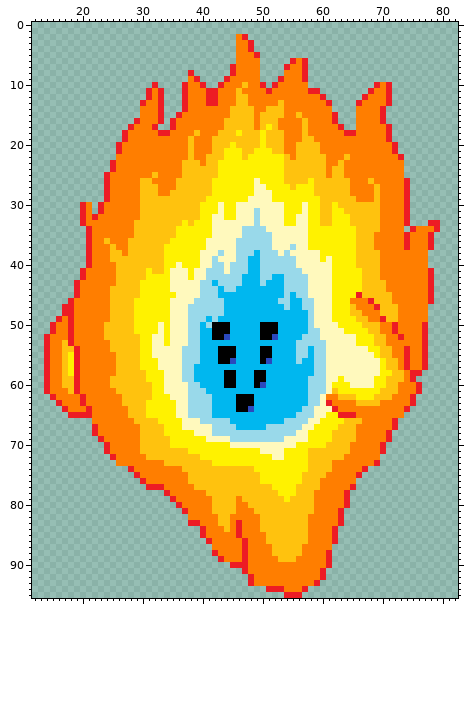
Two states of a sprite sheet, sprites/gen5ani-shiny/regipyros.png. This is how it looked before the edit.
The file is 96x96 pixels. Colours within 5 levels of each other are drawn and written as one. Shown: x 12..82, y 0..95.
And afterwards:
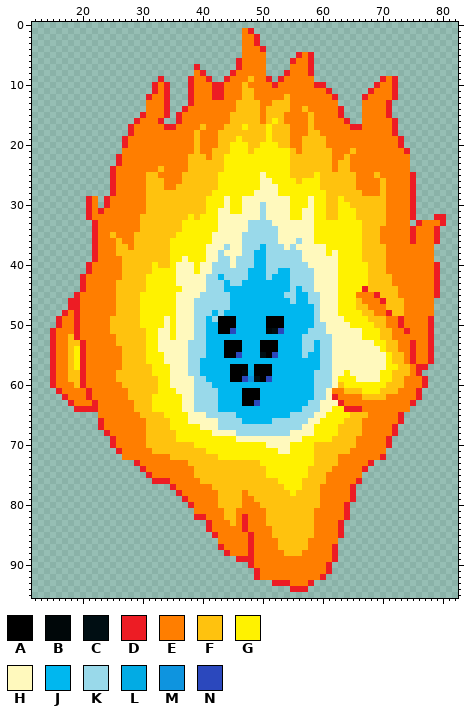
Palette (. is transparent): A #000000  B #000709  C #000e13  D #ed1c24  E #ff7e00  F #ffc20e  G #fff200  H #fff9bd  J #00b7ef  K #99d9ea  L #02abe4  M #0e94df  N #2b48bd
What changed:
Changed rows in their new state; - is an unchanged pixel.
first column x 14:
 1 ---------------------------------ED--------------------------------
 2 --------------------------------.EED-------------------------------
 3 --------------------------------.-ED-------------------------------
 4 --------------------------------.-EED------------------------------
 5 --------------------------------.--EE-----DED----------------------
 6 --------------------------------D---E------ED----------------------
 7 -------------------------D-----.D---E---.--ED----------------------
 8 ------------------------.ED---------E---D--ED----------------------
 9 -------------------D----DEED------F-ED-----EE-----------DED--------
10 -------------------ED--.D-EED-------EE------EDD----------ED--------
11 -----------------.DED--.D--E-D--EFF--E------EEED---------ED--------
12 -------------------ED--.D--E-D--E-F-----F-----EED--------ED--------
13 ----------------.--ED--.D--EE-----FF--F-F------EE---.--------------
14 ----------------.--ED----------E---F----F--F----ED--.---ED---------
15 ----------------D--ED--------------FE-----E-F---ED--.---ED---------
16 ---------------------.D-------E----FE-GF---EF---EED-.---EED--------
17 ------------------EED-----F------G-F---FF--EF----EEDD----ED--------
18 -------------.D----EE-----------F---FG--F--EFF----EE-----ED--------
19 ------------------------EF--E---G---FG--F----FF----------EED-------
20 ------------.D----------EF--E---GG---GG-F-E---F-----------ED-------
21 ------------.-----------EF----F--G----GGGFE---FF---F------EED------
22 ------------D------------FFE-----G------GF-----F-----------EE------
23 -----------.D----------E--F--F----------G------F--F---------E------
24 -------------------F---E-----F----------G------FE-F---------E------
25 ----------.D-----F------------------H---G----G-F--FF---F----ED-----
26 ----------.D----E-FF--E-----F------GHH--GG-G-G-----F--E-F---ED-----
27 ----------.D----E--F--------F------G-HH--G---G-----F---EF---ED-----
28 ----------.D----E--FF-----------------H------GG----FF--EF---ED-----
29 -------DE-------E-------------H--H----HHH---H-G--G--FFF-F---ED-----
30 ------.DE.D-----E---------F--GH-G---K---H--GH-G-FGG-----F---ED-----
31 ------.DE-------E---------F---H-G--HK---H---H-G-F-GG----F---ED-----
32 ------.DE---------------G---G-HH---HK---H-G-H-G-F--G----F---ED---DD
33 ------..D------E--------G---G-----K-KK--HH--H-GG---GG---F---E-DEEED
34 -------.D------E------F-----G----H---KK-----H-------G-------E------
35 -------.D--F--------------------------K-----H-------G--F----ED--ED-
36 -------.D-E-F-E------------G----H-----K---K-H-------G--F----ED--ED-
37 -------.D--EFFE-----F---------K-H---J-KK----HHH-----G--FF---E---E--
38 -------.D--E-F------F-----G-----H---J--K-KK---H-H---G---F-------E--
39 -------.D--EE-------F--H--G-HKK---K-J-----K---H-H---G---F-------E--
40 ------------E-----G-F--HH-----KH--K-J-----KK----H---GG--F-------ED-
41 ------.D----E----FGG-G--HG-H--K-----J--JJ--KK---H----G--F-------ED-
42 ------------E--------G--H----J---K--J---J---K---H----G--FF------ED-
43 -----.D---------F----G----H-K-J-----J---J---K---H----G---F------ED-
44 -----.D----E----F----GG---H--KJJ--------J-J-K---H----D---FF-----ED-
45 -----------E-----------------KK----------KJJKK--H---EEED--F-----ED-
46 -----D-----E---F-----G--------K--------JJK-J-K--H--GF-EED-FF----E--
47 ---.-D-----E---F-----G--H-----K---------J--JJK--H--GFF-EE--F----E--
48 ----ED-----E---F-----G--H---J---------------JK--H--GGFF-ED-F----E--
49 ----ED---------F----HG--H----AAA-----AAA----JK--HH--GGFFFEED----D--
50 -.D-ED----E----F---GHG--H-KJJ--A----J--A----JKK--HH--GG-F-ED---ED--
51 ----ED----E----FF---HG--H-K-J--N----JBCN------K---HHH-GGFFE-D--ED--
52 .D--FD----EE----F-G-HG--H-K-JJJ-----JJJ-------KK----H--G-F-E---ED--
53 .D-EFFD----E----F-G-H-----K---AAA---AAA---J--J-K----HHHGGFF--D-ED--
54 .D-E-GD----EE---F-G----H--K--J--A-----A---J-KJ-K------HHG-F-ED-ED--
55 .D-EFGD-----E---F-GG---H--K--J--N---C-N---J--J-K-------HHGFFED-ED--
56 .D-EFGD-----E---F--G---H-----JJJ----JJ----J--J-K--------HG-FED-ED--
57 .D-EFGD-----E---FF-GG--H-K-----AAA-AAA-------J-K--------HGGFF-D----
58 .D-EFFD----------F--G--H-K----J-ABL--A---------K--G---------FE-----
59 .D-E-FD----E-----FF-G--HHKK---J-ANMC-N------J--K--GG---H-G---EED---
60 .D-EEFD----EE-----F-G---H-KK--JJ---JJ-------J--KHF-GGGG----F--ED---
61 ..D-EE-D----EE----F-GG--H--KK----AAA--------J---EEFFF--------------
62 -..D--ED-----E-------GG-H---K---J--A--------J-KHDEEEEFF--E---ED----
63 --..D-E-D----EE--F----G-H---K---J--N-----------HHD--EEEE-----------
64 ---..DD-D-----E--F----G-H---K---JJJ----------K--GGDDD-------E------
65 ----.....-----EE-FFF--GGHHH-KKKK---------K-------GGFFF-----D-------
66 --------.D-----EE--FF--G--HHH--KK-----KK------------------ED-------
67 --------.D------E---F--GGG--H---KKKKK---------------F--------------
68 --------..D-----E---FF---GGGHHHH---------H--H---G---F----ED--------
69 ---------..D----E----F-----GGGGGHHHHHHHH---G-----------------------
70 ----------.D----E----FFFF------GGGGGG----G---FF----F----ED---------
71 ----------..D---EE------FFF---------GGG-H---G-----------E----------
72 -----------..----EEEE-----FFF---------GG----G----E------D----------
73 ------------...D----EEEE----FFFFFFFF--------G---F-----D.-----------
74 --------------..D------EE----------FF------------------------------
75 ---------------..D------E-----------F------G--------E--------------
76 ----------------..DDD---EE----------FFF-------F-----D--------------
77 -----------------....D---EEE----------FF--G------------------------
78 --------------------..D----EE----E-----FF----F----ED---------------
79 ---------------------..D----E---FEE-----F----F----ED---------------
80 ----------------------..D---E---F-EE---------F---------------------
81 -----------------------..---EE-----EE------------ED----------------
82 ------------------------.DD--E-F-D--E-------F----ED----------------
83 ------------------------...D-EEFED--E-------F----------------------
84 --------------------------.D--E-ED--EE------F---ED-----------------
85 --------------------------..D---E-D--E------F---ED-----------------
86 ---------------------------..----ED--EE---------E------------------
87 ----------------------------.D---ED---E----F----D------------------
88 ----------------------------..D--ED---EE-------ED------------------
89 -----------------------------...D-D----EEE-----ED------------------
90 -------------------------------...D--------------------------------
91 ---------------------------------..D----------ED-------------------
92 ----------------------------------.D-------------------------------
93 ----------------------------------....DDD---D.---------------------
94 -------------------------------------....DD------------------------
95 ----------------------------------------...------------------------
